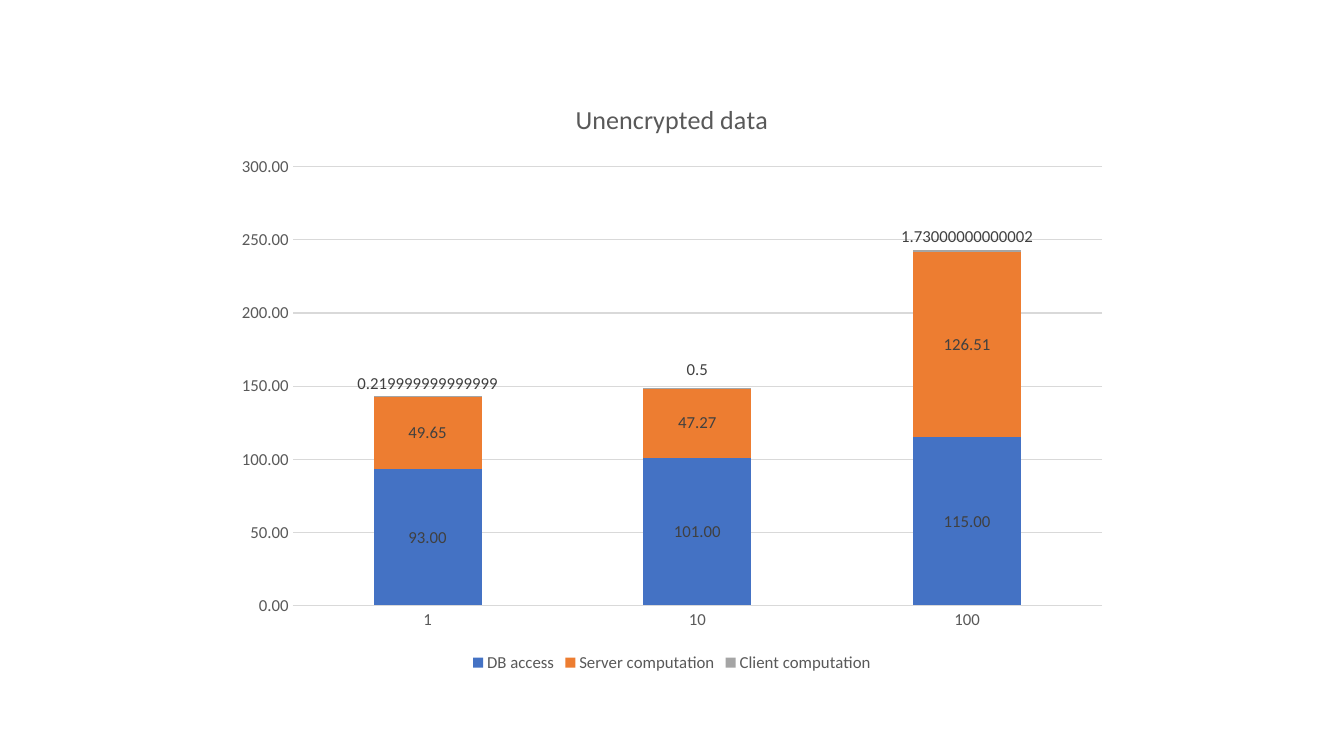
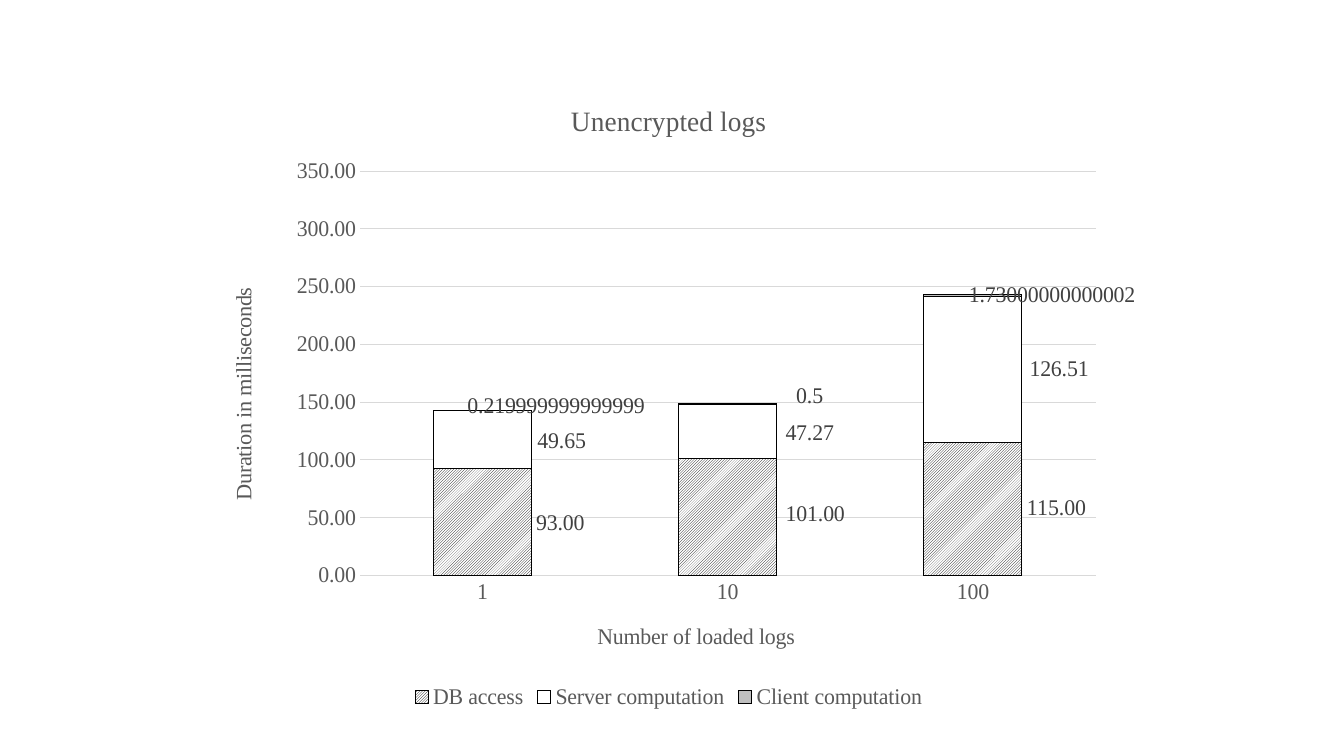
Before and after one commit to haggj/masters-thesis, a slide deck: slide 2 of draft/07-data.pptx (slide 3 before the commit). Drawn at 1344x756 pixels with LibreOffice and Linux fonts; fonts in the diff are those of the drawing. Boxes give left, top, right and bottom in pixels: in the first picture for what was removed or moved away, otherwise in the second. Text is boxed around its words. In the diff, an @@ line names an element or a change of style, - is before the commit and + after.

Commit message:
save data

```diff
--- a/draft/07-data.pptx
+++ b/draft/07-data.pptx
@@ column stacked chart at [224, 80, 1137, 715] @@
@@ title "Unencrypted data " to "Unencrypted logs " @@
@@ colour of DB access #4472C4 to pattern #000000 on #FFFFFF @@
@@ data labels of DB access changed @@
@@ colour of Server computation #ED7D31 to #FFFFFF @@
@@ data labels of Server computation changed @@
@@ colour of Client computation #A5A5A5 to #BFBFBF @@
@@ data labels of Client computation changed @@
@@ category axis title "" to "Number of loaded logs " @@
@@ value axis title "" to "Duration in milliseconds " @@
@@ legend changed @@
@@ category axis changed @@
@@ value axis changed @@
@@ lettering changed @@
@@ column stacked chart: place and size @@
-column stacked chart at [224, 80, 1120, 678]
+column stacked chart at [224, 80, 1137, 715]
```
Also in this commit, not shown: 1 other slide changed, 2 slides added, 1 slide removed.
